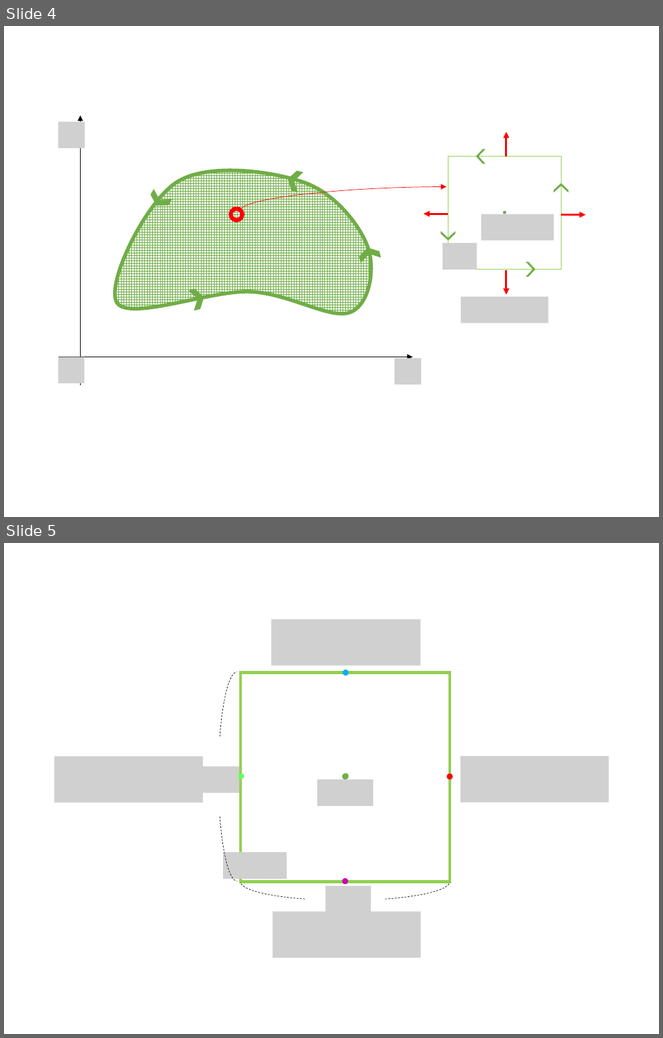
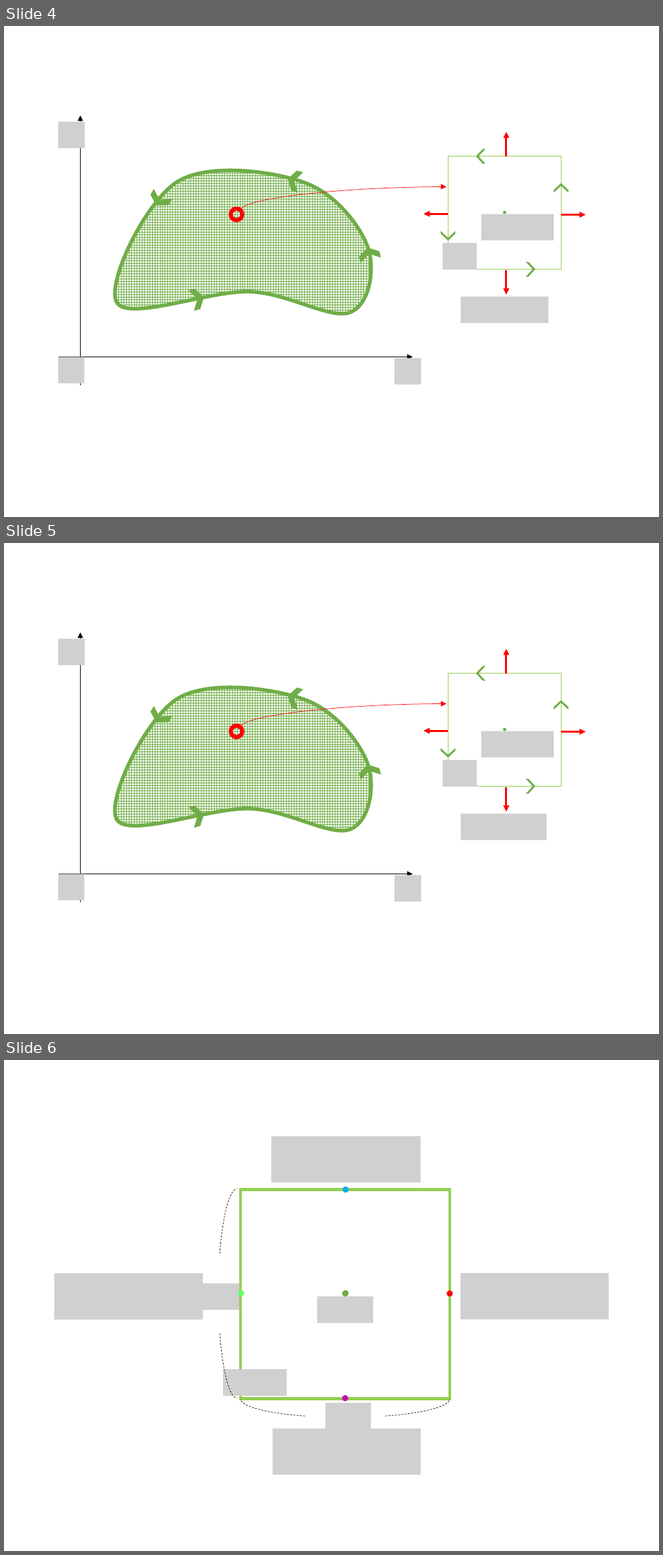
Before and after one commit to answeredbyablemind/answeredbyablemind.github.io, a slide deck: pics/2020-08-19-divergence_theorem_2D/pics.pptx. Shown one above the other, each under a label of ours: slides 4 and 5 before the commit, slides 4, 5 and 6 after it. The pictures are 663x1038 and 663x1555 pixels, drawn with LibreOffice and Linux fonts; fonts in the diff are those of the drawing; grey boxes stand for pictures. Boxes give left, top, right and bottom in pixels: in the first picture for what was removed or moved away, otherwise in the second. Text is boxed around its words. In the diff, an @@ line names an element or a change of style, - is before the commit and + after.

```diff
--- a/pics/2020-08-19-divergence_theorem_2D/pics.pptx
+++ b/pics/2020-08-19-divergence_theorem_2D/pics.pptx
@@ slide 5 added at (4,543,659,1034), background #FFFFFF @@
@@ picture added at (59,639,85,665) @@
@@ arrow added from (81, 902) to (81, 633), #000000 0.5 pt @@
@@ arrow added from (506, 674) to (506, 649), #FF0000 2.25 pt @@
@@ rectangle added at (448,674,561,786), outline #92D050 1 pt @@
@@ chevron added at (477,667,486,681), fill #70AD47 @@
@@ freeform shape added at (114,688,371,832), fill pattern #70AD47 on #FFFFFF, outline #70AD47 4 pt @@
@@ chevron added at (285,686,303,709), fill #70AD47 @@
@@ chevron added at (148,706,172,728), fill #70AD47 @@
@@ curved arrow added from (241, 728) to (446, 704), #FF0000 0.5 pt @@
@@ chevron added at (554,700,568,709), fill #70AD47 @@
@@ ellipse added at (231,726,243,737), outline #FF0000 4.5 pt @@
@@ arrow added from (448, 731) to (424, 731), #FF0000 2.25 pt @@
@@ picture added at (482,731,555,757) @@
@@ ellipse added at (503,728,506,731), fill #70AD47 @@
@@ arrow added from (562, 731) to (586, 731), #FF0000 2.25 pt @@
@@ chevron added at (441,748,456,757), fill #70AD47 @@
@@ chevron added at (357,762,381,780), fill #70AD47 @@
@@ picture added at (443,760,477,786) @@
@@ arrow added from (506, 787) to (506, 811), #FF0000 2.25 pt @@
@@ chevron added at (526,779,535,793), fill #70AD47 @@
@@ chevron added at (188,804,206,828), fill #70AD47 @@
@@ picture added at (461,813,547,840) @@
@@ arrow added from (59, 875) to (413, 875), #000000 0.5 pt @@
@@ picture added at (59,875,85,901) @@
@@ picture added at (395,875,421,901) @@
@@ what was slide 5 is now slide 6 @@
```
Also in this commit, not shown: 6 other files.
